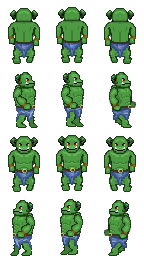
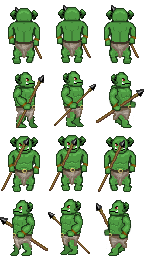
The second 144px x 256px image is a revision of the first. Changes to its layers:
showed "Spear_front", painted on it over (1, 75, 144, 192)
hid "LoinClothBlue" over (13, 40, 131, 250)
showed "LoinCloth" over (13, 40, 131, 250)
painted on "Body" over (35, 97, 84, 227)
showed "Spear_rear", moved it below "Head_rear", painted on it over (0, 5, 139, 254)
